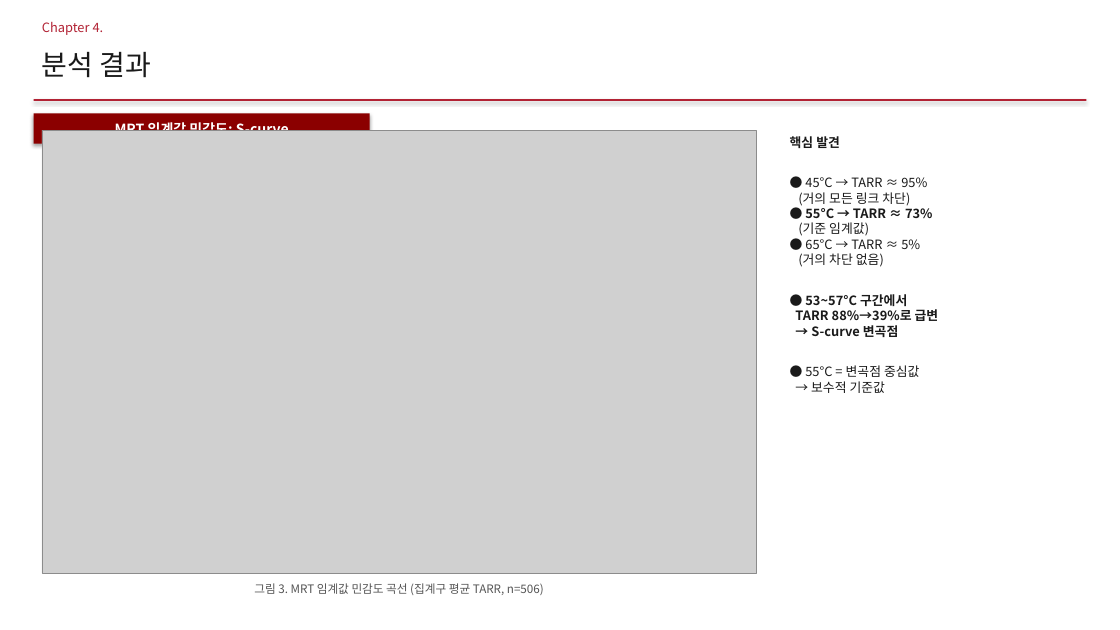
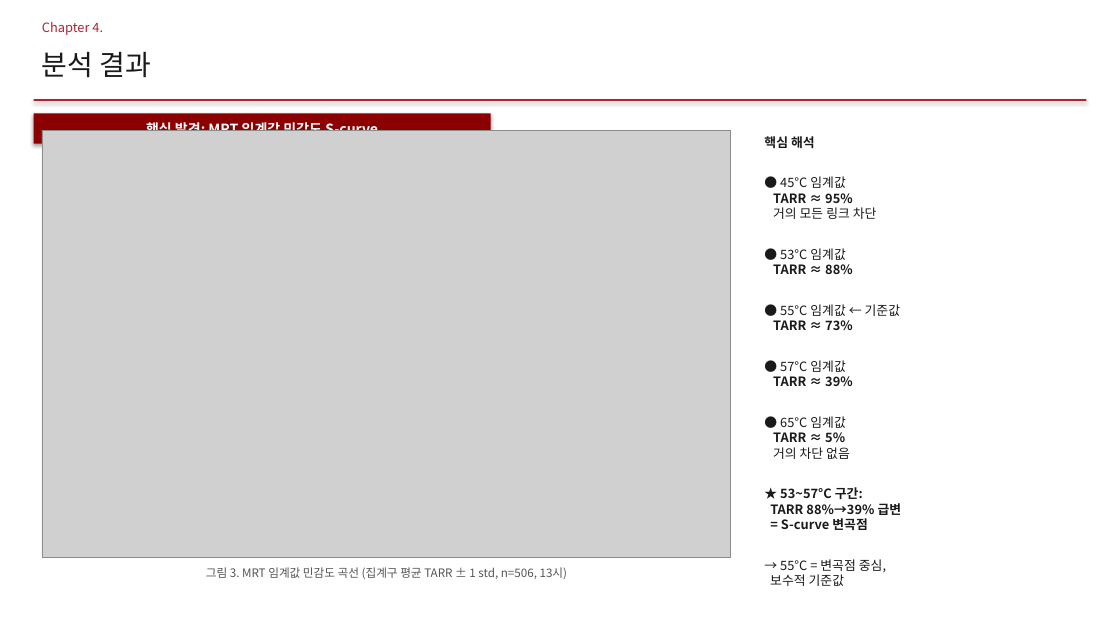
Before and after one commit to jinshingeo/Thermal_Catchment, a slide deck: slide 9 of writing/지도학회발표/2026-05-13_TAVI_학회발표.pptx. Drawn at 1120x630 pixels with LibreOffice and Linux fonts; fonts in the diff are those of the drawing; grey boxes stand for pictures. Boxes give left, top, right and bottom in pixels: in the first picture for what was removed or moved away, otherwise in the second. Text is boxed around its words. In the diff, an @@ line names an element or a change of style, - is before the commit and + after.

```diff
--- a/writing/지도학회발표/2026-05-13_TAVI_학회발표.pptx
+++ b/writing/지도학회발표/2026-05-13_TAVI_학회발표.pptx
@@ rectangle "핵심 발견: MRT 임계값 민감도 ...": place and size @@
-rectangle "핵심 발견: MRT 임계값 민감도 ..." at box(34, 113, 370, 144)
+rectangle "핵심 발견: MRT 임계값 민감도 ..." at box(34, 113, 491, 144)
@@ picture: place and size @@
-picture at box(42, 130, 756, 573)
+picture at box(42, 130, 731, 558)
@@ text in rectangle at box(146, 120, 378, 138): text changed @@
-MRT 임계값 민감도: S-curve
+핵심 발견: MRT 임계값 민감도 S-curve
@@ text at box(764, 136, 902, 586): text changed; bold on @@
-핵심 발견
-● 45°C → TARR ≈ 95%
-(거의 모든 링크 차단)
-● 55°C → TARR ≈ 73%
-(기준 임계값)
-● 65°C → TARR ≈ 5%
-(거의 차단 없음)
-● 53~57°C 구간에서
-TARR 88%→39%로 급변
-→ S-curve 변곡점
-● 55°C = 변곡점 중심값
-→ 보수적 기준값
+핵심 해석
+● 45°C 임계값
+TARR ≈ 95%
+거의 모든 링크 차단
+● 53°C 임계값
+TARR ≈ 88%
+● 55°C 임계값 ← 기준값
+TARR ≈ 73%
+● 57°C 임계값
+TARR ≈ 39%
+● 65°C 임계값
+TARR ≈ 5%
+거의 차단 없음
+★ 53~57°C 구간:
+TARR 88%→39% 급변
+= S-curve 변곡점
+→ 55°C = 변곡점 중심,
+보수적 기준값
@@ text at box(206, 567, 567, 579): text changed @@
-그림 3. MRT 임계값 민감도 곡선 (집계구 평균 TARR, n=506)
+그림 3. MRT 임계값 민감도 곡선 (집계구 평균 TARR ± 1 std, n=506, 13시)
```
Also in this commit, not shown: 16 other slides changed, 1 other file.
